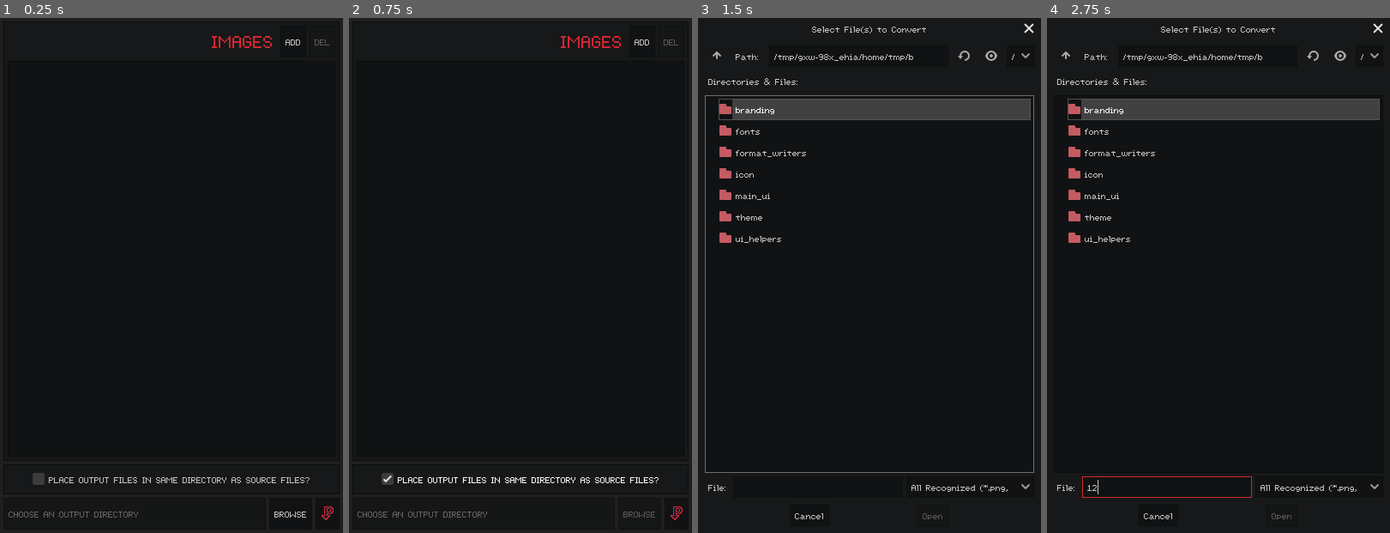
Above: before the commit, frames 1-4 (left to right).
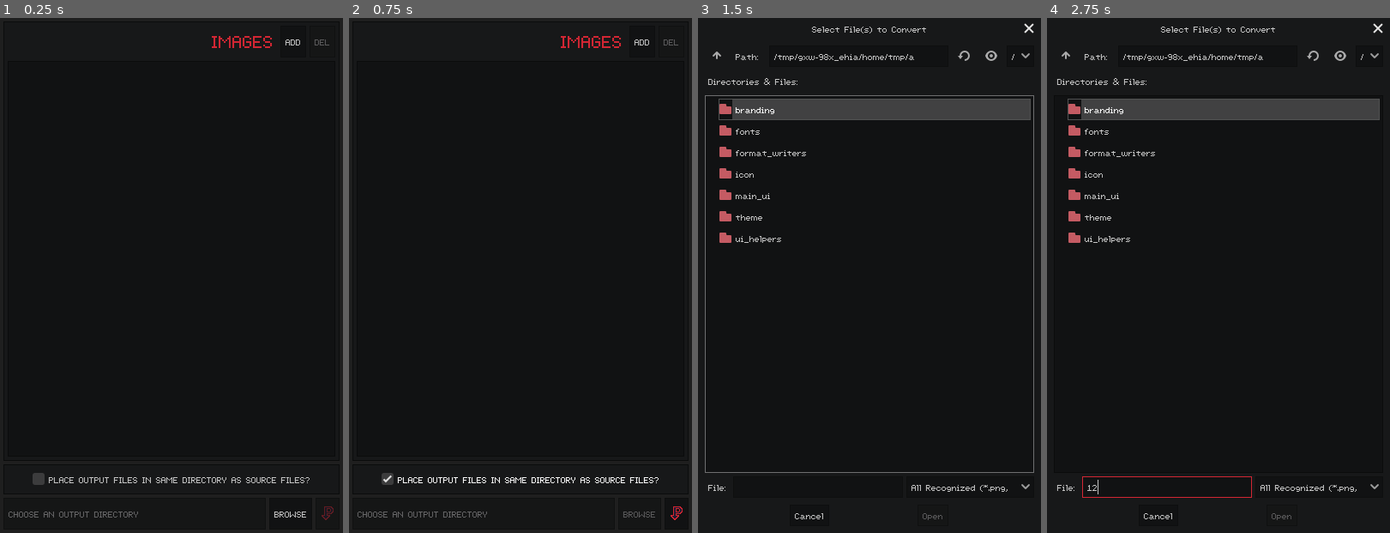
Above: after the commit, the same moments.

Repository: RabbitB/PIXELVEC
Game: Godot game, scene res://main_ui/main_ui.tscn
The game is run twice, just before and just after one commit, with the same random seed, the same clock (stepped at 60 frames per second) and the same inputs.
Inputs (mouse positions are in pixels of both pictures, inside the frame that each line leads up to):
- Up to frame 1 (0.25 s): no input
- Up to frame 2 (0.75 s): click "PLACE OUTPUT FILES IN SAME DI…" at 0.5 s
- Up to frame 3 (1.5 s): click "ADD" at 1.25 s
- Up to frame 4 (2.75 s): click (1167, 486) at 2.02 s; type "12" at 2.1 s

The runs differ from the first frame. In frame 1, less than 0.1% of the frame differs, in the area x 93-98%, y 94-98%; in frame 2, nothing differs; in frame 3, less than 0.1%; in frame 4, less than 0.1%.

Commit message:
Output view and model now sync with each other.
No longer have to keep track of every change with the UI or data model backing it. Just call the _sync_with_ui method and everything will sync and update itself. Also added the get_output_path method, which will return the proper path to save the output file, given the path to the input file.

Diff:
--- a/Project/main_ui/output_controls/output_controls.gd
+++ b/Project/main_ui/output_controls/output_controls.gd
@@ -1,14 +1,43 @@
 extends Control
 
 
-export(NodePath) var output_dir_check_btn: NodePath
+export(NodePath) var output_dir_check_box: NodePath
 export(NodePath) var output_dir_line_edit: NodePath
 export(NodePath) var browse_output_dir_btn: NodePath
+export(NodePath) var convert_btn: NodePath
 
-onready var _output_dir_check_btn: CheckButton = get_node(output_dir_check_btn) as CheckButton
+onready var _output_dir_check_box: CheckBox = get_node(output_dir_check_box) as CheckBox
 onready var _output_dir_line_edit: LineEdit = get_node(output_dir_line_edit) as LineEdit
 onready var _browse_output_dir_btn: Button = get_node(browse_output_dir_btn) as Button
+onready var _convert_btn: Button = get_node(convert_btn) as Button
+
+var _use_custom_output_dir: bool
+var _custom_output_dir: String
 
 
-func _on_OutputDirCheckButton_toggled(button_pressed: bool) -> void:
-	_browse_output_dir_btn.disabled = button_pressed
+func _ready() -> void:
+	_sync_with_ui()
+
+
+func get_output_path(for_file: String) -> String:
+	if !_use_custom_output_dir || _custom_output_dir.empty():
+		return "%s.svg" % [for_file.get_basename()]
+
+	return "%s.svg" % [_custom_output_dir.plus_file(for_file.get_file())]
+
+
+func _sync_with_ui() -> void:
+	_use_custom_output_dir = !_output_dir_check_box.pressed
+	_custom_output_dir = _output_dir_line_edit.text
+
+	_browse_output_dir_btn.disabled = !_use_custom_output_dir
+	_convert_btn.disabled = _use_custom_output_dir && _custom_output_dir.empty()
+
+	if _convert_btn.disabled:
+		_convert_btn.hint_tooltip = "Need valid output location to convert files."
+	else:
+		_convert_btn.hint_tooltip = "Convert files into SVG."
+
+
+func _on_OutputDirCheckButton_toggled(_button_pressed: bool) -> void:
+	_sync_with_ui()
--- a/Project/main_ui/output_controls/output_controls.tscn
+++ b/Project/main_ui/output_controls/output_controls.tscn
@@ -18,16 +18,17 @@
 __meta__ = {
 "_edit_use_anchors_": false
 }
-output_dir_check_btn = NodePath("PanelContainer/OutputDirCheckButton")
+output_dir_check_box = NodePath("PanelContainer/OutputDirCheckBox")
 output_dir_line_edit = NodePath("VBoxContainer/HBoxContainer/LineEdit")
 browse_output_dir_btn = NodePath("VBoxContainer/HBoxContainer/BrowseButton")
+convert_btn = NodePath("VBoxContainer/HBoxContainer/ConvertButton")
 
 [node name="PanelContainer" type="PanelContainer" parent="."]
 margin_right = 400.0
 margin_bottom = 35.0
 custom_styles/panel = ExtResource( 1 )
 
-[node name="OutputDirCheckButton" type="CheckBox" parent="PanelContainer"]
+[node name="OutputDirCheckBox" type="CheckBox" parent="PanelContainer"]
 margin_left = 33.0
 margin_top = 5.0
 margin_right = 366.0
@@ -68,8 +69,7 @@
 margin_left = 372.0
 margin_right = 400.0
 margin_bottom = 37.0
-hint_tooltip = "Convert files.
-"
+hint_tooltip = "Convert files into SVG."
 custom_fonts/font = ExtResource( 2 )
 icon = ExtResource( 3 )
-[connection signal="toggled" from="PanelContainer/OutputDirCheckButton" to="." method="_on_OutputDirCheckButton_toggled"]
+[connection signal="toggled" from="PanelContainer/OutputDirCheckBox" to="." method="_on_OutputDirCheckButton_toggled"]
